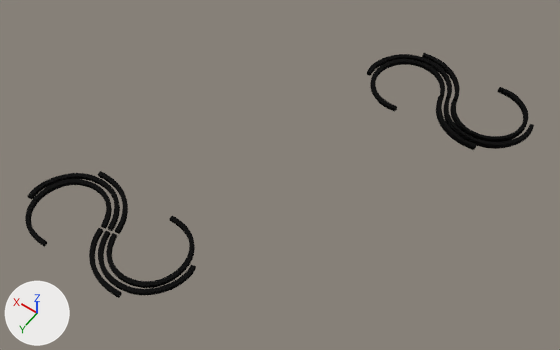
Renders of the Blender file OpenLoop/OpenLoop.blend from each side of a commit.
Before and after are seen from a 50 mm camera at (-13.7, 41.7, 44.1) aimed at (6.5, 13.4, -0.5). The axes (+X, +Y, +Z) are drawn at lower left. The lights are the same throughout. The same objects are shown in both versions, whatever each file hides.

The scene before the commit, as lines of its bpy script (objects in view):
```python
ob_empty = bpy.data.objects.new('Empty', None)
ob_empty.parent = ob_sqiggle
ob_empty.location = (-7.49, 0.345, 0.153)
ob_empty.rotation_euler = (0.0, 0.0, -3.142)  # degrees (0, 0, -180)
ob_empty_001 = bpy.data.objects.new('Empty.001', None)
ob_empty_001.parent = ob_squig_full
ob_empty_001.location = (-7.369, -0.00249, 0.0)
ob_empty_001.rotation_euler = (0.0, 0.0, 3.142)  # degrees (0, 0, 180)
ob_sqiggle = bpy.data.objects.new('Sqiggle', me_plane_002)
ob_sqiggle.location = (0.0, 0.0, 0.0)
ob_sqiggle.scale = (1.01, 1.01, 1.01)
ob_squig_full_mesh = bpy.data.objects.new('Squig_Full_Mesh', me_mesh_009)
ob_squig_full_mesh.location = (12.89, 24.44, 0.0)
# also in view: 'Squig_Full' at (0.0, 0.1, 0.2)
```
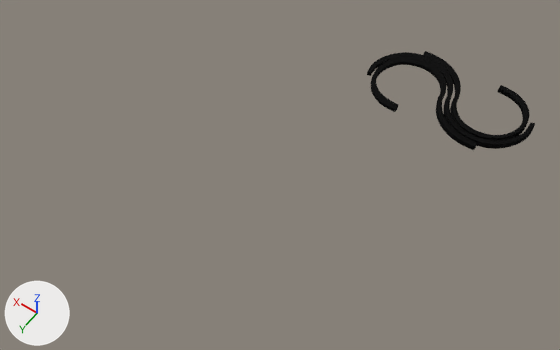
ob_empty is not drawn itself; it is used by a modifier of ob_sqiggle.
ob_empty_001 is not drawn itself; it is used by a modifier of ob_squig_full.

Changed parts and their boxes (x1, y1, x2, y2) in the pictures (560 x 350 px):
'Squig_Full_Mesh', moved: before (25, 171, 196, 298); after (369, 51, 535, 148)
'Sqiggle', reshaped: before (367, 53, 534, 149); after (368, 53, 534, 149)
'Squig_Full', reshaped: before (367, 53, 533, 150); after (367, 54, 533, 150)

What the commit changed:
Object 'Empty' (ob_empty) moves from (-7.49, 0.345, 0.153) to (-7.442, 0.321, 0.153).
Object 'Empty.001' (ob_empty_001) moves from (-7.369, -0.00249, 0.0) to (-7.407, 0.0357, 0.0).
Object 'Squig_Full_Mesh' (ob_squig_full_mesh) moves from (12.89, 24.44, 0.0) to (0.01, -0.12, 0.0).
